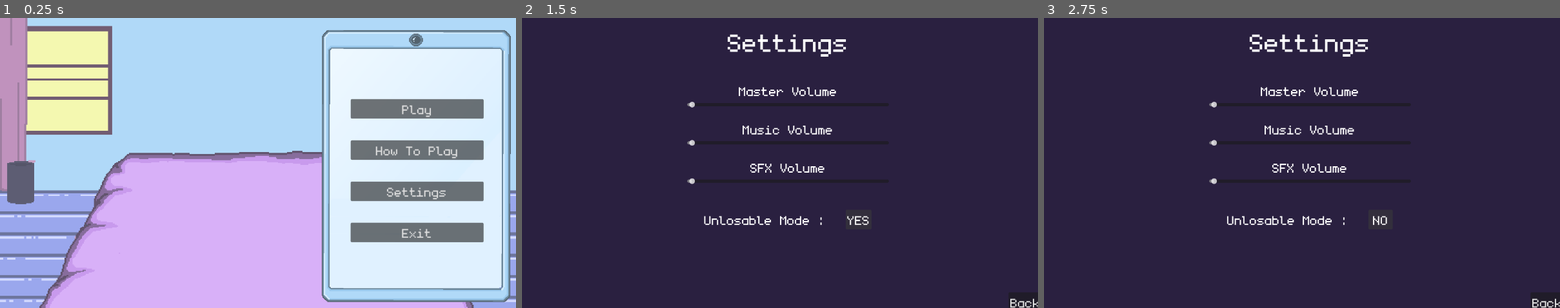
Above: before the commit, frames 1-3 (left to right).
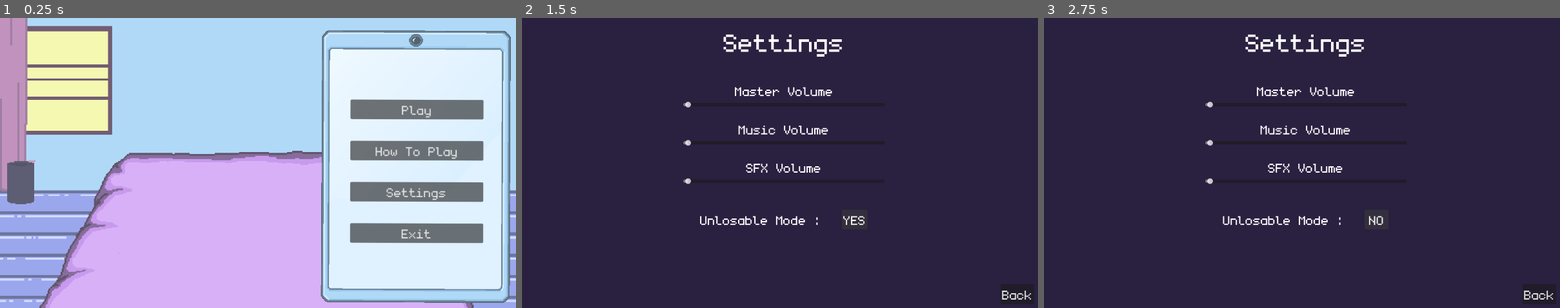
Above: after the commit, the same moments.

Repository: VA-Secheuse/GameDev.tv_GameJam
Game: Godot game, scene res://game/systems/game_manager/GameManager.tscn
Two runs of this game, one before a commit and one after it. Both use one fixed random seed, a clock stepped at 60 frames per second and the inputs below. Sound files missing from this copy of the repository are replaced by a short silence.
Inputs:
- Up to frame 1 (0.25 s): no input
- Up to frame 2 (1.5 s): click "Settings" at 0.5 s; click "NO" at 1.25 s
- Up to frame 3 (2.75 s): click "YES" at 2 s

The runs differ from the first frame. In frame 1, 3.0% of the frame differs, in the area x 62-99%, y 4-99%; in frame 2, 2.3%; in frame 3, 2.3%.

Commit message:
jsp

Diff:
--- a/groove-phone/game/Global.gd
+++ b/groove-phone/game/Global.gd
@@ -4,10 +4,13 @@
 
 var unlosable : bool = false
 
+##Menu reference
 var setting : Settings
+var main_menu : MainMenu
+var act_selection : ActSelection
+var pause_menu : PauseMenu
 
-var main_menu : MainMenu
+var current_rhythm_manager : RhythmManager
 
-var act_selection : ActSelection
 
 var game_manager : GameManager
--- a/groove-phone/game/Ressources/Track/act_3_track/act_3_track.tres
+++ b/groove-phone/game/Ressources/Track/act_3_track/act_3_track.tres
@@ -8,7 +8,8 @@
 [resource]
 script = ExtResource("1_341i1")
 audio_stream = ExtResource("1_pb66h")
-bmp = 392
+bmp = 196
+margin = 400.0
 button_mapping = ExtResource("1_qhv4u")
 dialogue_file = ExtResource("2_pb66h")
 metadata/_custom_type_script = "uid://b7rr1hmt81koj"
--- a/groove-phone/game/Ressources/Track/test_track.tres
+++ b/groove-phone/game/Ressources/Track/test_track.tres
@@ -9,7 +9,8 @@
 script = ExtResource("1_l5ldf")
 track_name = "test"
 audio_stream = ExtResource("1_5cbvw")
-bmp = 264
+bmp = 132
+margin = 400.0
 button_mapping = ExtResource("2_5cbvw")
 dialogue_file = ExtResource("3_nmtnu")
 metadata/_custom_type_script = "uid://b7rr1hmt81koj"
--- a/groove-phone/game/Ressources/track.gd
+++ b/groove-phone/game/Ressources/track.gd
@@ -3,5 +3,6 @@
 @export var track_name : String
 @export var audio_stream : AudioStream
 @export var bmp : int
+@export var margin : float
 @export var button_mapping : JSON
 @export var dialogue_file : JSON
--- a/groove-phone/game/UI/main_menu/main_menu.gd
+++ b/groove-phone/game/UI/main_menu/main_menu.gd
@@ -30,6 +30,10 @@
 func _on_exit_pressed() -> void:
 	Global.sound_manager.create_audio(SoundEffect.SOUND_EFFECT_TYPE.ON_BUTTON_CLICKED)
 	get_tree().quit()
+
+func open():
+	self.visible = true
+	Global.sound_manager.play_main_menu_music()
 
 func flip_to(target_top_left: Vector2, target_rotation_deg: float) -> void:
 	var cur_menu_pos = self.global_position
--- /dev/null
+++ b/groove-phone/game/UI/pause_menu/PauseMenu.tscn
@@ -0,0 +1,79 @@
+[gd_scene format=3 uid="uid://b7yr6vsainxc4"]
+
+[ext_resource type="Script" uid="uid://d0ocov42ylp3" path="res://game/UI/pause_menu/pause_menu.gd" id="1_206v5"]
+[ext_resource type="FontFile" uid="uid://dlioe6s6bh5ew" path="res://assets/font/monogram.ttf" id="1_t3ufn"]
+
+[node name="PauseMenu" type="MarginContainer" unique_id=1487921655]
+anchors_preset = 15
+anchor_right = 1.0
+anchor_bottom = 1.0
+offset_right = -956.0
+offset_bottom = -306.0
+grow_horizontal = 2
+grow_vertical = 2
+script = ExtResource("1_206v5")
+
+[node name="ColorRect" type="ColorRect" parent="." unique_id=478118263]
+layout_mode = 2
+color = Color(0.16470589, 0.1254902, 0.2509804, 1)
+
+[node name="Buttons" type="MarginContainer" parent="." unique_id=763150016]
+texture_filter = 1
+layout_mode = 2
+theme_override_constants/margin_left = 50
+theme_override_constants/margin_top = 25
+theme_override_constants/margin_right = 50
+
+[node name="VBoxContainer" type="VBoxContainer" parent="Buttons" unique_id=633956992]
+layout_mode = 2
+theme_override_constants/separation = 50
+
+[node name="Label" type="Label" parent="Buttons/VBoxContainer" unique_id=490463051]
+texture_filter = 2
+layout_mode = 2
+size_flags_horizontal = 4
+size_flags_vertical = 0
+theme_override_fonts/font = ExtResource("1_t3ufn")
+theme_override_font_sizes/font_size = 65
+text = "Pause"
+
+[node name="ButtonsMargin" type="MarginContainer" parent="Buttons/VBoxContainer" unique_id=21316484]
+layout_mode = 2
+theme_override_constants/margin_left = 10
+theme_override_constants/margin_top = 0
+theme_override_constants/margin_right = 10
+
+[node name="Buttons" type="VBoxContainer" parent="Buttons/VBoxContainer/ButtonsMargin" unique_id=1957103829]
+layout_mode = 2
+theme_override_constants/separation = 34
+
+[node name="Continue" type="Button" parent="Buttons/VBoxContainer/ButtonsMargin/Buttons" unique_id=2007197803]
+layout_mode = 2
+theme_override_fonts/font = ExtResource("1_t3ufn")
+theme_override_font_sizes/font_size = 30
+text = "Continue"
+
+[node name="Restart" type="Button" parent="Buttons/VBoxContainer/ButtonsMargin/Buttons" unique_id=859257491]
+layout_mode = 2
+theme_override_fonts/font = ExtResource("1_t3ufn")
+theme_override_font_sizes/font_size = 30
+text = "Restart
+"
+
+[node name="Settings" type="Button" parent="Buttons/VBoxContainer/ButtonsMargin/Buttons" unique_id=56657836]
+layout_mode = 2
+theme_override_fonts/font = ExtResource("1_t3ufn")
+theme_override_font_sizes/font_size = 30
+text = "Settings
+"
+
+[node name="MainMenu" type="Button" parent="Buttons/VBoxContainer/ButtonsMargin/Buttons" unique_id=1480251140]
+layout_mode = 2
+theme_override_fonts/font = ExtResource("1_t3ufn")
+theme_override_font_sizes/font_size = 30
+text = "Main Menu"
+
+[connection signal="pressed" from="Buttons/VBoxContainer/ButtonsMargin/Buttons/Continue" to="." method="_on_continue_pressed"]
+[connection signal="pressed" from="Buttons/VBoxContainer/ButtonsMargin/Buttons/Restart" to="." method="_on_restart_pressed"]
+[connection signal="pressed" from="Buttons/VBoxContainer/ButtonsMargin/Buttons/Settings" to="." method="_on_settings_pressed"]
+[connection signal="pressed" from="Buttons/VBoxContainer/ButtonsMargin/Buttons/MainMenu" to="." method="_on_main_menu_pressed"]
--- /dev/null
+++ b/groove-phone/game/UI/pause_menu/pause_menu.gd
@@ -0,0 +1,31 @@
+extends MarginContainer
+class_name PauseMenu
+
+
+func open_pause_menu():
+	self.visible = true
+	Global.current_rhythm_manager.process_mode = Node.PROCESS_MODE_DISABLED
+
+
+func _on_continue_pressed() -> void:
+	exit()
+
+
+func _on_settings_pressed() -> void:
+	Global.setting.open_setting_menu()
+
+
+func _on_main_menu_pressed() -> void:
+	exit()
+	Global.current_rhythm_manager.exit_level()
+	Global.main_menu.open()
+
+
+
+func _on_restart_pressed() -> void:
+	await Global.current_rhythm_manager.restart_level()
+	exit()
+
+func exit():
+	Global.current_rhythm_manager.process_mode = Node.PROCESS_MODE_ALWAYS
+	self.visible = false
--- a/groove-phone/game/UI/settings/settings.tscn
+++ b/groove-phone/game/UI/settings/settings.tscn
@@ -20,8 +20,8 @@
 [node name="MarginContainer" type="MarginContainer" parent="." unique_id=331194086]
 layout_mode = 2
 theme_override_constants/margin_left = 30
-theme_override_constants/margin_right = 30
-theme_override_constants/margin_bottom = 30
+theme_override_constants/margin_right = 50
+theme_override_constants/margin_bottom = 50
 
 [node name="Settings" type="MarginContainer" parent="MarginContainer" unique_id=2038256075]
 layout_mode = 2
--- a/groove-phone/game/UI/start_level/start_level_phone.gd
+++ b/groove-phone/game/UI/start_level/start_level_phone.gd
@@ -29,6 +29,10 @@
 	if can_lauch && mouse_in && Input.is_action_just_pressed('left_click'):
 		bubble_flicker.kill()
 		start_first_act.emit()
+		can_lauch = false
+		mouse_in = false
+	if can_lauch && Input.is_action_just_pressed('pause'):
+		Global.pause_menu.open_pause_menu()
 
 func first_act_start_animation() -> void:
 	notif_bubble.visible = true
--- a/groove-phone/game/systems/display/cellphone/CellPhone.tscn
+++ b/groove-phone/game/systems/display/cellphone/CellPhone.tscn
@@ -36,19 +36,19 @@
 position = Vector2(216, -230)
 
 [node name="Position1End" type="Marker2D" parent="SpawnMarkers" unique_id=1012209769]
-position = Vector2(-216, 263)
+position = Vector2(-217, 260)
 
 [node name="Position2End" type="Marker2D" parent="SpawnMarkers" unique_id=1648190760]
-position = Vector2(-76, 263)
+position = Vector2(-76, 259)
 
 [node name="Position3End" type="Marker2D" parent="SpawnMarkers" unique_id=1357082582]
-position = Vector2(70, 263)
+position = Vector2(70, 260)
 
 [node name="Position4End" type="Marker2D" parent="SpawnMarkers" unique_id=1794941639]
-position = Vector2(216, 263)
+position = Vector2(214, 260)
 
 [node name="Position5End" type="Marker2D" parent="SpawnMarkers" unique_id=2107964597]
-position = Vector2(-1, 264)
+position = Vector2(0, 259)
 
 [node name="Position5Start" type="Marker2D" parent="SpawnMarkers" unique_id=82714404]
 position = Vector2(1, -231)
--- a/groove-phone/game/systems/display/cellphone/cellphone.gd
+++ b/groove-phone/game/systems/display/cellphone/cellphone.gd
@@ -35,23 +35,27 @@
 	$Cue.add_child(rectangle_cue)
 	rectangle_array.push_back(rectangle_cue)
 
+	var height_offset: float = rectangle_cue.get_height()/4
+
+	var start_pos: Vector2
+	var end_pos: Vector2
 	match row_number:
 		1:
 			rectangle_cue.position = $SpawnMarkers/Position1Start.position
-			rectangle_cue.move_to($SpawnMarkers/Position1End.position,time_of_falling)
+			rectangle_cue.move_to($SpawnMarkers/Position1End.position - Vector2(0, height_offset),time_of_falling)
 		2:
 			rectangle_cue.position = $SpawnMarkers/Position2Start.position
-			rectangle_cue.move_to($SpawnMarkers/Position2End.position,time_of_falling)
+			rectangle_cue.move_to($SpawnMarkers/Position2End.position - Vector2(0, height_offset) ,time_of_falling)
 		3:
 			rectangle_cue.position = $SpawnMarkers/Position3Start.position
-			rectangle_cue.move_to($SpawnMarkers/Position3End.position,time_of_falling)
+			rectangle_cue.move_to($SpawnMarkers/Position3End.position- Vector2(0, height_offset) ,time_of_falling)
 		4:
 			rectangle_cue.position = $SpawnMarkers/Position4Start.position
-			rectangle_cue.move_to($SpawnMarkers/Position4End.position,time_of_falling)
+			rectangle_cue.move_to($SpawnMarkers/Position4End.position - Vector2(0, height_offset),time_of_falling)
 		5:
 			rectangle_cue.position = $SpawnMarkers/Position5Start.position
-			rectangle_cue.move_to($SpawnMarkers/Position5End.position,time_of_falling)
-			print('hugaakkak')
+			rectangle_cue.move_to($SpawnMarkers/Position5End.position - Vector2(0, height_offset) ,time_of_falling)
+
 	return rectangle_cue
 
 func _show_next_cue(time : float,beat_info : Dictionary):
--- a/groove-phone/game/systems/display/cellphone/rectangle_queue.gd
+++ b/groove-phone/game/systems/display/cellphone/rectangle_queue.gd
@@ -25,10 +25,18 @@
 
 var move_tween : Tween
 
+
 func move_to(target_pos: Vector2, duration: float):
 	move_tween = create_tween()
 	modulate.a = 0.1
-	move_tween.tween_property(self, "position", target_pos, duration)
+
+	var margin_duration = Global.current_rhythm_manager.current_track.margin /1000
+	var total_duration = duration + margin_duration
+
+	# Velocity based on start→target, continue past target at same speed
+	var velocity = (target_pos - self.position) / duration
+	var final_pos = target_pos + velocity * margin_duration
+	move_tween.tween_property(self, "position", final_pos, total_duration)
 	move_tween.parallel().tween_property(self, "modulate:a", 0.7, duration)
 
 func success_animation():
@@ -61,3 +69,6 @@
 	var shake_tween = create_tween()
 	shake_tween.tween_property($ThumbsStartingAnimation, "position", original_pos + Vector2(randf_range(3.0, 6.0), randf_range(-3.0, -6.0)), 0.6)
 	tween.tween_callback(func(): queue_free())
+
+func get_height():
+	return $Rectangle.texture.get_height()
--- a/groove-phone/game/systems/game_manager/GameManager.tscn
+++ b/groove-phone/game/systems/game_manager/GameManager.tscn
@@ -6,6 +6,7 @@
 [ext_resource type="PackedScene" uid="uid://b8r5chlb3ho6f" path="res://game/UI/main_menu/MainMenu.tscn" id="4_6ycib"]
 [ext_resource type="PackedScene" uid="uid://cngakcsnclqxq" path="res://game/UI/settings/settings.tscn" id="5_a30ar"]
 [ext_resource type="PackedScene" uid="uid://bstyyeojum6ik" path="res://game/UI/level_selection/LevelSelection.tscn" id="6_6ja7u"]
+[ext_resource type="PackedScene" uid="uid://b7yr6vsainxc4" path="res://game/UI/pause_menu/PauseMenu.tscn" id="7_ccnpl"]
 [ext_resource type="PackedScene" uid="uid://c6hae42garf36" path="res://game/UI/start_level/StartLevelPhone.tscn" id="7_wl6w1"]
 
 [node name="GameManager" type="Node2D" unique_id=1885611691 node_paths=PackedStringArray("act_selection", "start_level_phone")]
@@ -22,6 +23,11 @@
 
 [node name="Camera2D" type="Camera2D" parent="." unique_id=906647384]
 
+[node name="StartLevelPhone" parent="." unique_id=946369039 instance=ExtResource("7_wl6w1")]
+visible = false
+position = Vector2(-10, 180)
+scale = Vector2(1.8, 1.8)
+
 [node name="UI" type="Control" parent="." unique_id=693725333]
 layout_mode = 3
 anchors_preset = 0
@@ -34,7 +40,23 @@
 offset_top = -332.0
 offset_right = 360.0
 offset_bottom = 388.0
-rotation = 0.0016185758
+rotation = 0.003944324
+
+[node name="ActSelectionMenu" parent="UI" unique_id=1748351499 instance=ExtResource("6_6ja7u")]
+visible = false
+layout_mode = 0
+offset_left = -338.0
+offset_top = -232.0
+offset_right = 37.0
+offset_bottom = 27.0
+
+[node name="PauseMenu" parent="UI" unique_id=1487921655 instance=ExtResource("7_ccnpl")]
+visible = false
+layout_mode = 1
+offset_left = -116.0
+offset_top = -222.0
+offset_right = 73.0
+offset_bottom = 142.0
 
 [node name="Settings" parent="UI" unique_id=267474640 instance=ExtResource("5_a30ar")]
 visible = false
@@ -44,18 +66,5 @@
 offset_right = 640.0
 offset_bottom = 360.0
 
-[node name="ActSelectionMenu" parent="UI" unique_id=1748351499 instance=ExtResource("6_6ja7u")]
-visible = false
-layout_mode = 0
-offset_left = -338.0
-offset_top = -232.0
-offset_right = 37.0
-offset_bottom = 27.0
-
-[node name="StartLevelPhone" parent="." unique_id=946369039 instance=ExtResource("7_wl6w1")]
-visible = false
-position = Vector2(-10, 180)
-scale = Vector2(1.8, 1.8)
-
+[connection signal="start_first_act" from="StartLevelPhone" to="." method="start_first_act"]
 [connection signal="exit_pressed" from="UI/MainMenu" to="." method="_on_main_menu_exit_pressed"]
-[connection signal="start_first_act" from="StartLevelPhone" to="." method="start_first_act"]
--- a/groove-phone/game/systems/game_manager/game_manager.gd
+++ b/groove-phone/game/systems/game_manager/game_manager.gd
@@ -5,7 +5,7 @@
 @export var start_level_phone : StartLevelPhone
 
 func _ready() -> void:
-	await self._create_and_connect_components()
+	self._create_and_connect_components()
 	Global.sound_manager.play_main_menu_music()
 	$RhythmManager.visible = false
 
@@ -56,6 +56,12 @@
 	##this associate the act selection the the global variable
 	Global.act_selection = $UI/ActSelectionMenu
 
+	##this associate the pause menu to the global variable
+	Global.pause_menu = $UI/PauseMenu
+
+	##this associate the RhythmManger to the global variable
+	Global.current_rhythm_manager = $RhythmManager
+
 func prep_first_act() -> void:
 	var timer : Timer = Timer.new()
 	timer.one_shot = true
@@ -67,9 +73,10 @@
 	start_level_phone.visible = true
 	Global.sound_manager.stop_main_menu_music()
 	timer.start()
-	$RhythmManager.change_music(load("res://game/Ressources/Track/act_3_track/act_3_track.tres"))
+
 
 func start_first_act() -> void:
+	await $RhythmManager.load_level(load("res://game/Ressources/Track/act_3_track/act_3_track.tres"))
 	await start_level_phone.scale_to($RhythmManager.left_corner.global_position,Vector2(2.5,2.5),0.5)
 	$RhythmManager.visible = true
 	$RhythmManager.start_level()
--- a/groove-phone/game/systems/metronome/metronome.gd
+++ b/groove-phone/game/systems/metronome/metronome.gd
@@ -8,7 +8,7 @@
 var next_beat_position : float
 var active_beat : int = -1
 var window_beat : int = -1
-var margin_ms : int = 150
+var margin_ms : int = 200
 var active_beat_start_position : float
 var active_beat_end_position : float
 var enter_emitted : bool = false
@@ -25,10 +25,11 @@
 func set_track_bmp(track : Track) -> void :
 	self.track_bmp = track.bmp
 	self.beat_duration_ms = (60.0 / self.track_bmp) * 1000.0
+	self.margin_ms = track.margin
 	self.last_beat = 0
 	self.travel_time_sec = (beat_duration_ms * 8.0) /1000.0
 	self.next_beat_position = beat_duration_ms
-	self.active_beat_start_position = self.next_beat_position - self.margin_ms  * 2
+	self.active_beat_start_position = self.next_beat_position - self.margin_ms
 	self.active_beat_end_position = self.next_beat_position + self.margin_ms
 	self.enter_emitted = false
 
--- a/groove-phone/game/systems/player_input_reader/player_input_reader.gd
+++ b/groove-phone/game/systems/player_input_reader/player_input_reader.gd
@@ -15,3 +15,5 @@
 		input_pressed.emit(3)
 	elif(Input.is_action_just_pressed("space")) :
 		input_pressed.emit(4)
+	elif(Input.is_action_just_pressed("pause")):
+		Global.pause_menu.open_pause_menu()
--- a/groove-phone/game/systems/rhythm_manager/RhythmManager.tscn
+++ b/groove-phone/game/systems/rhythm_manager/RhythmManager.tscn
@@ -6,7 +6,5 @@
 script = ExtResource("1_1h8rv")
 left_corner = NodePath("LeftCorner")
 
-[node name="Camera2D" type="Camera2D" parent="." unique_id=776648072]
-
 [node name="LeftCorner" type="Marker2D" parent="." unique_id=1996854806]
 position = Vector2(-325, -345)
--- a/groove-phone/game/systems/rhythm_manager/rhythm_manager.gd
+++ b/groove-phone/game/systems/rhythm_manager/rhythm_manager.gd
@@ -20,10 +20,6 @@
 signal tmp_2(message)
 
 signal show_next_cue(interval : float, beat_info : Array)
-
-func _init() -> void:
-	self._create_and_associate_components()
-
 
 func _create_and_associate_components() -> void :
 	var tmp_scene : PackedScene
@@ -82,14 +78,16 @@
 	add_child(text_composer)
 
 ##This change the music in the music player
-func change_music(track : Track) -> void :
+func load_level(track : Track) -> void :
+	await _create_and_associate_components()
 	self.current_track = track
 	music_player.set_music(track)
 	metronome.set_track_bmp(track)
 	composer.map_buttons(track)
-	text_composer.start_text_composer(track)
+	await text_composer.start_text_composer(track)
 
 func start_level():
+	self.visible = true
 	metronome.start_metronome()
 	music_player.start_track()
 	var one_beat_before_start = self.when_is_next_input()[1] - metronome.beat_duration_ms
@@ -143,3 +141,27 @@
 ##this stop the metronome
 func stop_beat_game():
 	metronome.stop_metronome()
+
+func restart_level():
+	await exit_level()
+	await load_level(current_track)
+	await start_level()
+
+func exit_level():
+	cur_beat = 0
+	time_position_ms = 0.0
+	self.visible = false
+	if show_next_cue.is_connected(cellphone._show_next_cue):
+		show_next_cue.disconnect(cellphone._show_next_cue)
+	if judge.failure.is_connected(cellphone._on_failure):
+		judge.failure.disconnect(cellphone._on_failure)
+	if judge.success.is_connected(cellphone._on_success):
+		judge.success.disconnect(cellphone._on_success)
+	music_player.stop_track()
+	player_input_reader.queue_free()
+	music_player.queue_free()
+	metronome.queue_free()
+	composer.queue_free()
+	judge.queue_free()
+	cellphone.queue_free()
+	text_composer.queue_free()
--- a/groove-phone/project.godot
+++ b/groove-phone/project.godot
@@ -74,6 +74,11 @@
 "events": [Object(InputEventMouseButton,"resource_local_to_scene":false,"resource_name":"","device":-1,"window_id":0,"a …(257 unchanged characters)…
 ]
 }
+pause={
+"deadzone": 0.2,
+"events": [Object(InputEventKey,"resource_local_to_scene":false,"resource_name":"","device":-1,"window_id":0,"alt_pressed":false,"shift_pressed":false,"ctrl_pressed":false,"meta_pressed":false,"pressed":false,"keycode":0,"physical_keycode":4194305,"key_label":0,"unicode":0,"location":0,"echo":false,"script":null)
+]
+}
 
 [physics]
 
Not shown, added: groove-phone/game/UI/pause_menu/pause_menu.gd.uid
